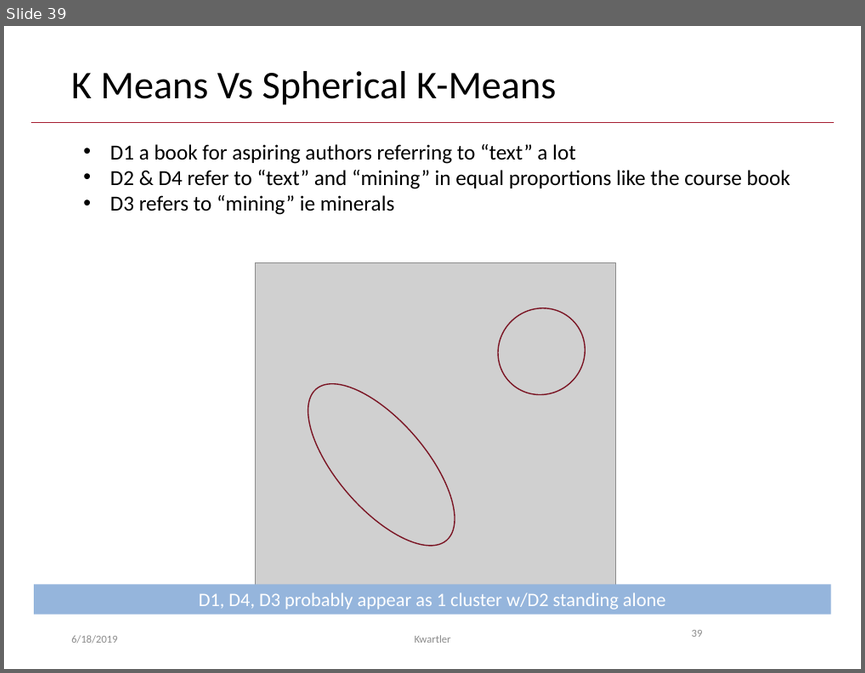
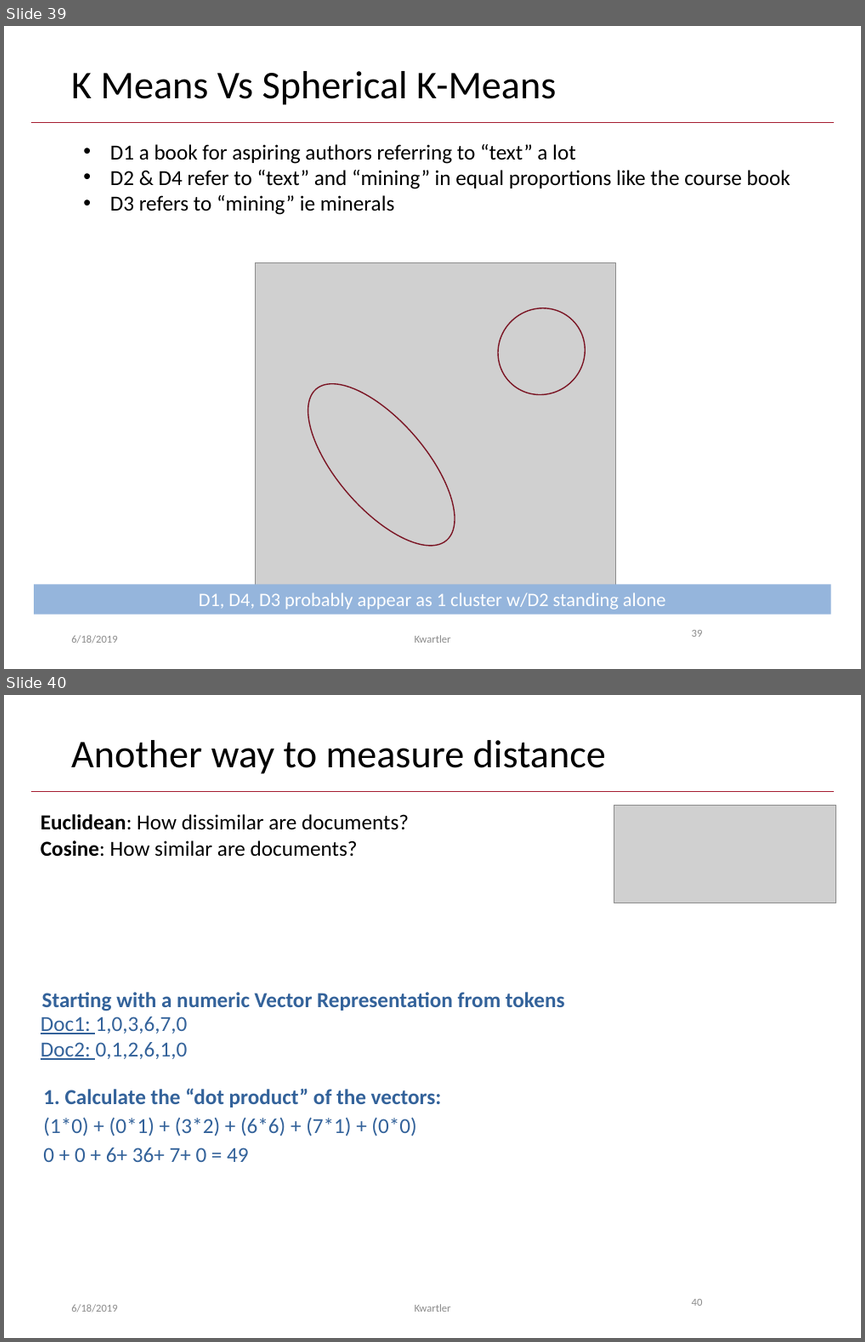
Before and after one commit to kwartler/GSERM_TextMining, a slide deck: C_Wednesday/GSERM_Wedsnesday_UnsupervisedApproaches.pptx. Shown one above the other, each under a label of ours: slide 39 before the commit, slides 39 and 40 after it. The pictures are 865x673 and 865x1342 pixels, drawn with LibreOffice and Linux fonts; fonts in the diff are those of the drawing; grey boxes stand for pictures; background and template pictures are left out. Boxes give left, top, right and bottom in pixels: in the first picture for what was removed or moved away, otherwise in the second. Text is boxed around its words. In the diff, an @@ line names an element or a change of style, - is before the commit and + after.

Commit message:
add better cosine similarity explanation

```diff
--- a/C_Wednesday/GSERM_Wedsnesday_UnsupervisedApproaches.pptx
+++ b/C_Wednesday/GSERM_Wedsnesday_UnsupervisedApproaches.pptx
@@ slide 40 added at box(4, 695, 861, 1338), background #FFFFFF; not listed: 1 template element that a slide beside it also shows @@
@@ title added at box(71, 740, 606, 774), 33 pt, text #000000 @@
+Another way to measure distance
@@ text added at box(41, 814, 409, 857), 18 pt, text #000000 @@
+Euclidean: How dissimilar are documents?
+Cosine: How similar are documents?
@@ picture added at box(614, 805, 836, 903) @@
@@ text added at box(42, 992, 565, 1011), 18 pt, text #33629A, bold @@
+Starting with a numeric Vector Representation from tokens
@@ text added at box(41, 1016, 188, 1060), 18 pt, text #33629A @@
+Doc1: 1,0,3,6,7,0
+Doc2: 0,1,2,6,1,0
@@ text added at box(43, 1088, 442, 1107), 18 pt, text #33629A, bold @@
+1. Calculate the “dot product” of the vectors:
@@ text added at box(43, 1117, 416, 1136), 18 pt, text #33629A @@
+(1*0) + (0*1) + (3*2) + (6*6) + (7*1) + (0*0)
@@ text added at box(43, 1147, 249, 1162), 18 pt, text #33629A @@
+0 + 0 + 6+ 36+ 7+ 0 = 49
@@ text added at box(71, 1304, 117, 1312), 9 pt, text #8C8C8C @@
+6/18/2019
@@ text added at box(415, 1304, 451, 1311), 9 pt, text #8C8C8C @@
+Kwartler
@@ page number added at box(692, 1299, 703, 1305), 9 pt, text #8C8C8C @@
+40
```
Also in this commit, not shown: 2 slides changed, 2 other slides added.
